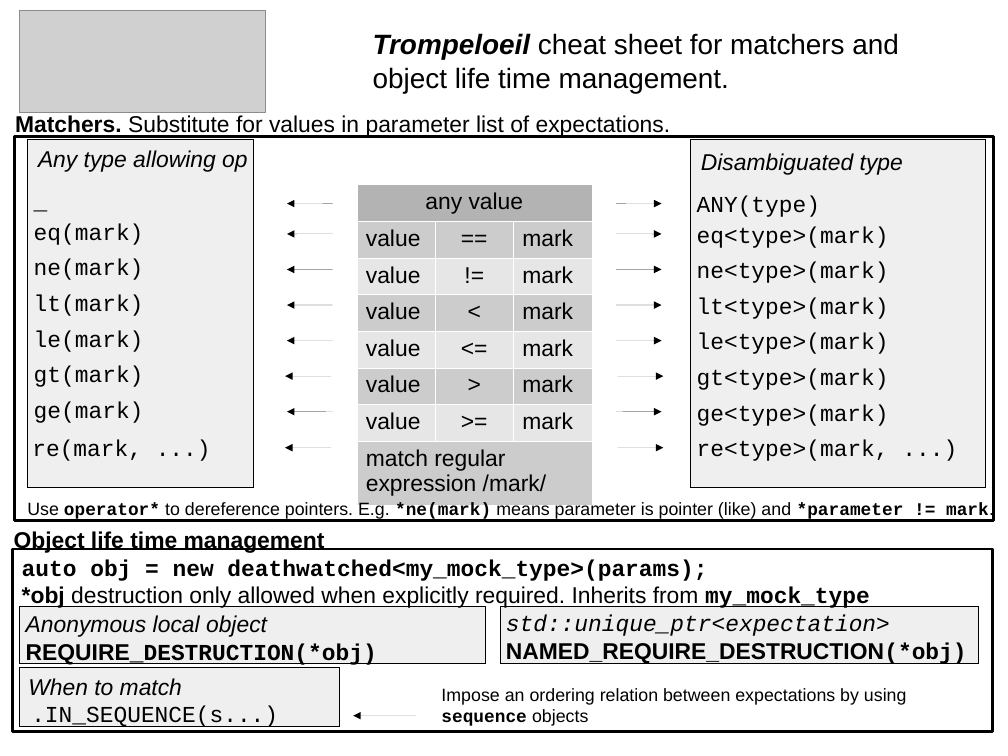
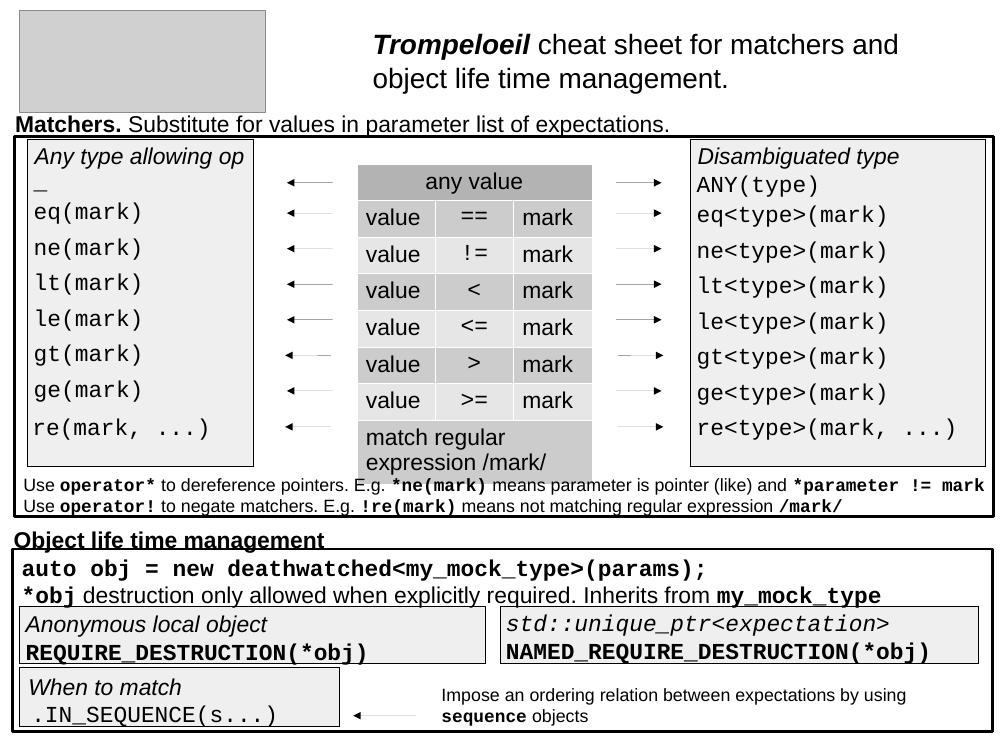
Before and after one commit to rollbear/trompeloeil, a slide deck: slide 2 of docs/trompeloeil_cheat_sheet.odp. Drawn at 1008x756 pixels with LibreOffice and Linux fonts; fonts in the diff are those of the drawing; grey boxes stand for pictures. Boxes give left, top, right and bottom in pixels: in the first picture for what was removed or moved away, otherwise in the second. Text is boxed around its words. In the diff, an @@ line names an element or a change of style, - is before the commit and + after.

Commit message:
Cheat sheet updated for operator! on matchers

```diff
--- a/docs/trompeloeil_cheat_sheet.odp
+++ b/docs/trompeloeil_cheat_sheet.odp
@@ rectangle: place and size @@
-rectangle at <box>15,137,994,521</box>
+rectangle at <box>15,137,994,517</box>
@@ rectangle: place and size @@
-rectangle at <box>27,140,253,488</box>
+rectangle at <box>27,140,253,466</box>
@@ text "Disambiguated type": place and size @@
-text "Disambiguated type" at <box>701,153,903,175</box>
+text "Disambiguated type" at <box>698,147,899,169</box>
@@ rectangle: place and size @@
-rectangle at <box>691,140,986,488</box>
+rectangle at <box>691,140,986,466</box>
@@ table at <box>357,164,593,479</box> @@
@@ font Arial to Courier New in "==", "!=", "<", "<=" and 2 more places @@
@@ 16 texts, 16 arrows, 1 table: place and size @@
-16 texts, 16 arrows, 1 table at <box>25,183,889,500</box>
+16 texts, 16 arrows, 1 table at <box>25,162,889,479</box>
@@ text at <box>23,477,985,518</box>: text changed @@
-Use operator* to dereference pointers. E.g. *ne(mark) means parameter is pointer (like) and *parameter != mark.
+Use operator* to dereference pointers. E.g. *ne(mark) means parameter is pointer (like) and *parameter != mark
+Use operator! to negate matchers. E.g. !re(mark) means not matching regular expression /mark/
@@ text at <box>22,586,882,609</box>: font Arial to Courier New in "*obj" @@
@@ text "Anonymous local object REQUIRE_DESTRUCTION(*obj)" at <box>26,615,369,665</box>: font Arial to Courier New in "REQUIRE_DESTRUCTION(*obj)" @@
@@ text "std::unique_ptr<expectation> NAMED_REQUIRE_DESTRUCTION(*obj)" at <box>506,615,931,664</box>: font Arial to Courier New in "NAMED_REQUIRE_DESTRUCTION(*obj)" @@
```
Also in this commit, not shown: 1 other slide changed, 1 other file.
